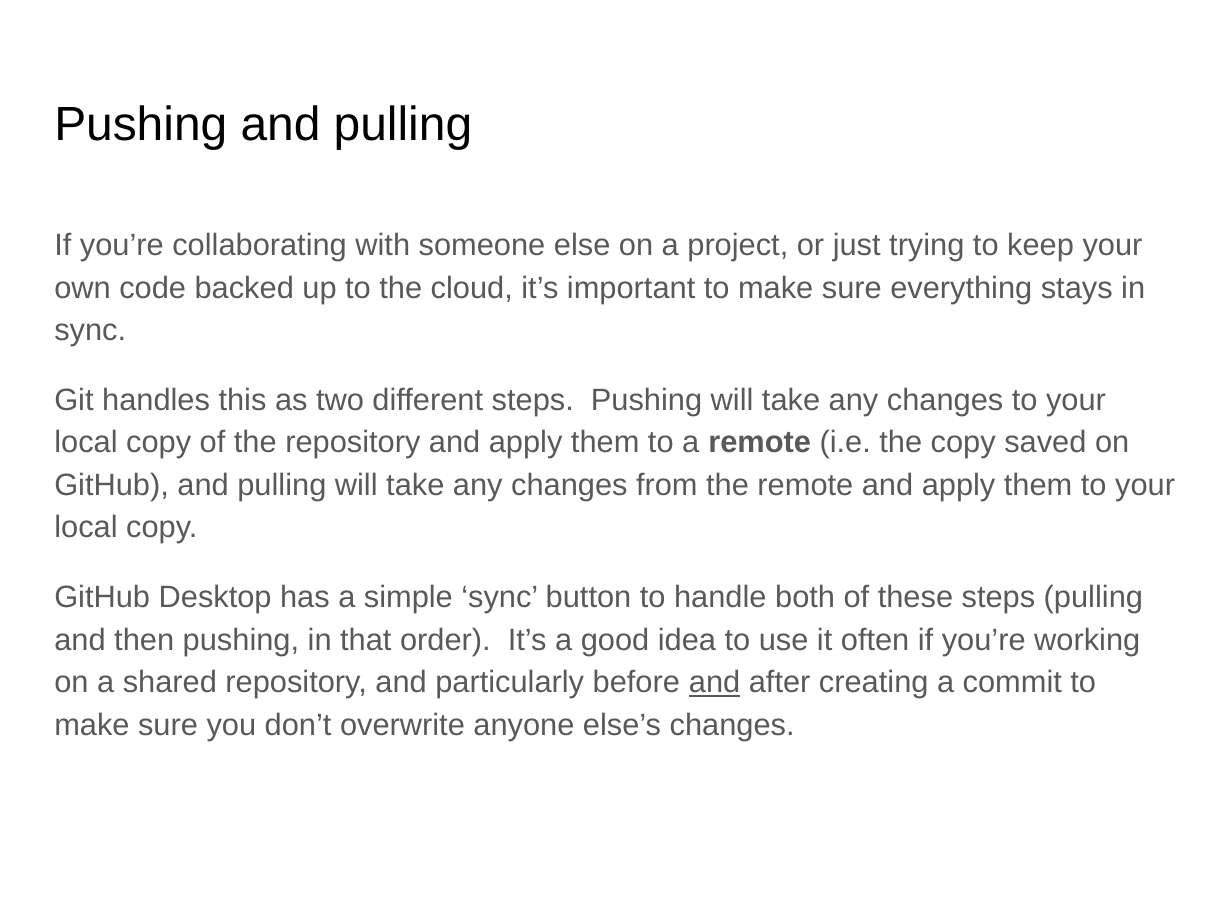
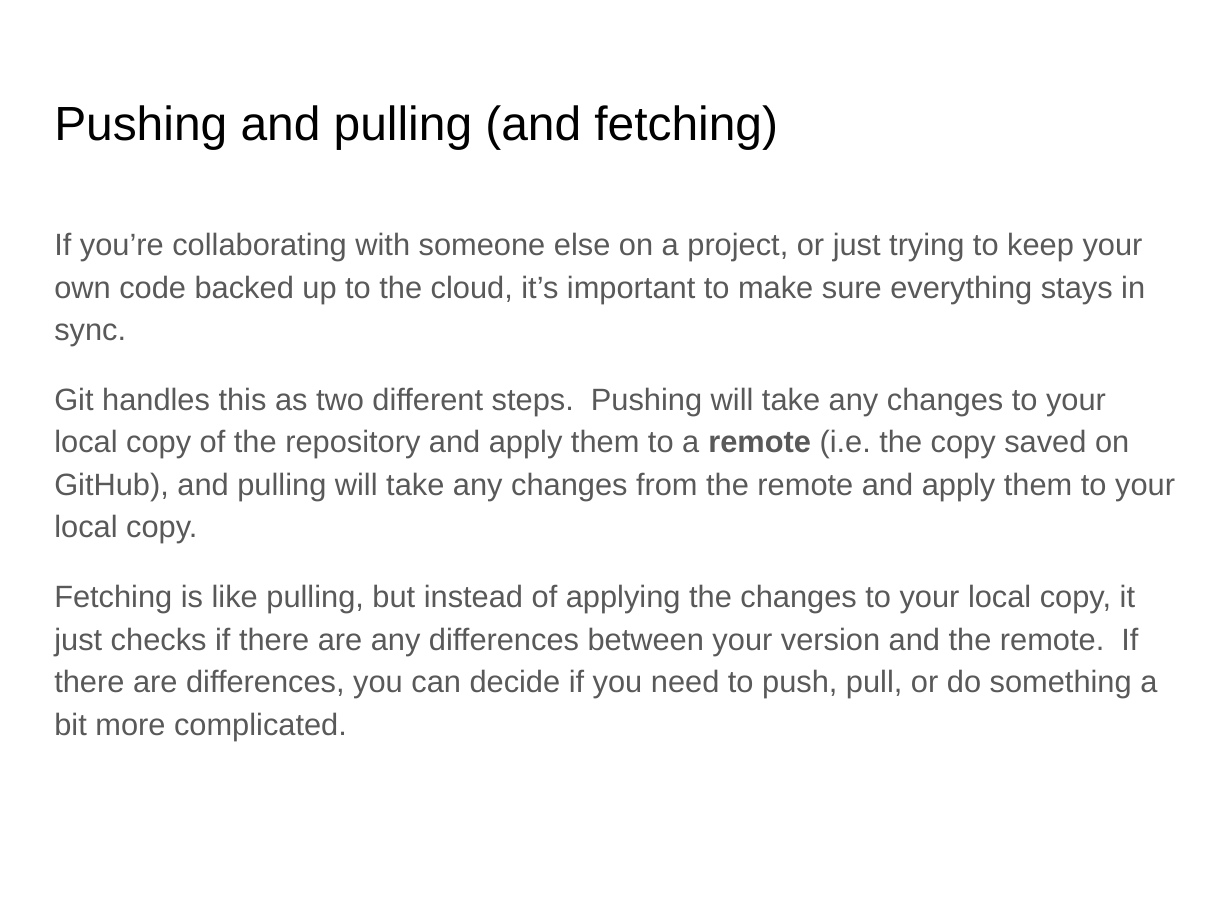
Before and after one commit to flyconnectome/coding-club, a slide deck: slide 18 of Git and GitHub.pptx. Drawn at 1232x924 pixels with LibreOffice and Linux fonts; fonts in the diff are those of the drawing. Boxes give left, top, right and bottom in pixels: in the first picture for what was removed or moved away, otherwise in the second. Text is boxed around its words. In the diff, an @@ line names an element or a change of style, - is before the commit and + after.

```diff
--- a/Git and GitHub.pptx
+++ b/Git and GitHub.pptx
@@ title at (54,105,778,149): text changed @@
-Pushing and pulling
+Pushing and pulling (and fetching)
@@ text at (54,584,1157,740): text changed @@
-GitHub Desktop has a simple ‘sync’ button to handle both of these steps (pulling and then pushing, in that order). It’s a good idea to use it often if you’re working on a shared repository, and particularly before and after creating a commit to make sure you don’t overwrite anyone else’s changes.
+Fetching is like pulling, but instead of applying the changes to your local copy, it just checks if there are any differences between your version and the remote. If there are differences, you can decide if you need to push, pull, or do something a bit more complicated.
```
Also in this commit, not shown: 8 other slides changed, 6 slides added, 4 slides removed.
